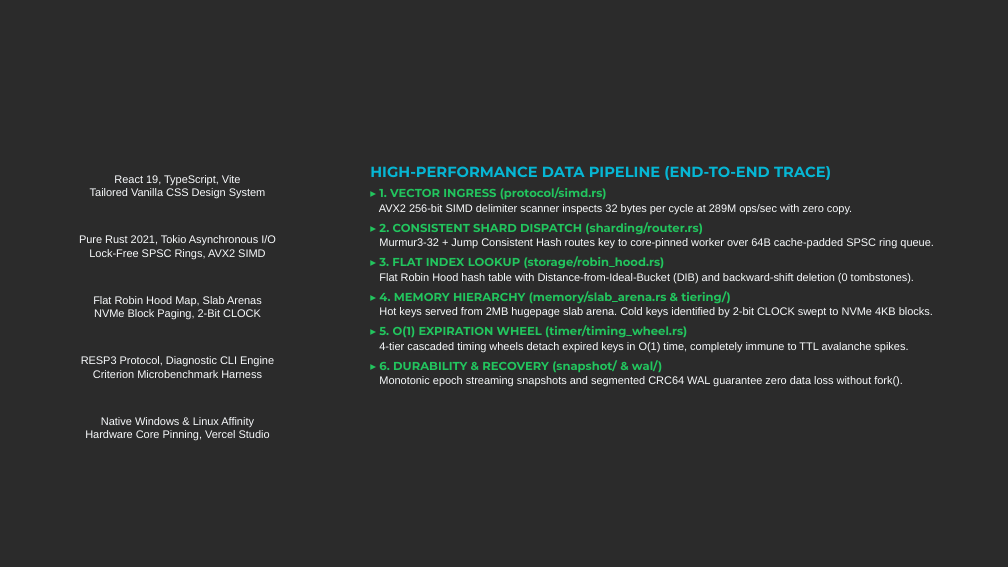
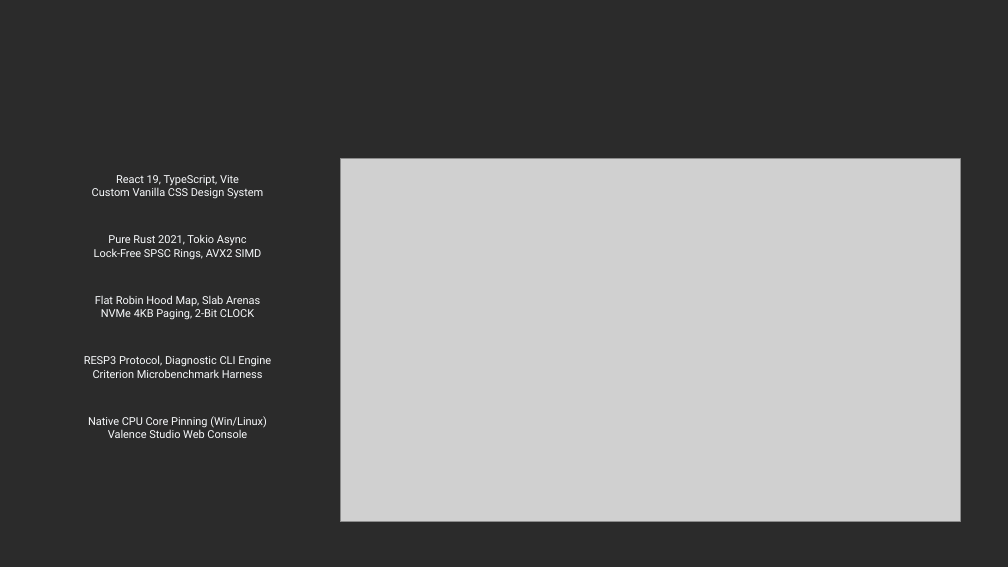
Before and after one commit to akash20065ray-sys/VALENCE, a slide deck: slide 4 of Valence_CodeApex_Official.pptx. Drawn at 1008x567 pixels with LibreOffice and Linux fonts; fonts in the diff are those of the drawing; grey boxes stand for pictures; background and template pictures are left out; a plain dark background stands for a picture behind light text. Boxes give left, top, right and bottom in pixels: in the first picture for what was removed or moved away, otherwise in the second. Text is boxed around its words. In the diff, an @@ line names an element or a change of style, - is before the commit and + after.

```diff
--- a/Valence_CodeApex_Official.pptx
+++ b/Valence_CodeApex_Official.pptx
@@ text at [92,175,263,199]: text changed; font Arial to Roboto @@
-React 19, TypeScript, Vite
-Tailored Vanilla CSS Design System
+React 19, TypeScript, Vite
+Custom Vanilla CSS Design System
@@ picture added at [340,159,960,522] @@
@@ text removed at [370,166,933,387] @@
-HIGH-PERFORMANCE DATA PIPELINE (END-TO-END TRACE)
-▸ 1. VECTOR INGRESS (protocol/simd.rs)
-AVX2 256-bit SIMD delimiter scanner inspects 32 bytes per cycle at 289M ops/sec with zero copy.
-▸ 2. CONSISTENT SHARD DISPATCH (sharding/router.rs)
-Murmur3-32 + Jump Consistent Hash routes key to core-pinned worker over 64B cache-padded SPSC ring queue.
-▸ 3. FLAT INDEX LOOKUP (storage/robin_hood.rs)
-Flat Robin Hood hash table with Distance-from-Ideal-Bucket (DIB) and backward-shift deletion (0 tombstones).
-▸ 4. MEMORY HIERARCHY (memory/slab_arena.rs & tiering/)
-Hot keys served from 2MB hugepage slab arena. Cold keys identified by 2-bit CLOCK swept to NVMe 4KB blocks.
-▸ 5. O(1) EXPIRATION WHEEL (timer/timing_wheel.rs)
-4-tier cascaded timing wheels detach expired keys in O(1) time, completely immune to TTL avalanche spikes.
-▸ 6. DURABILITY & RECOVERY (snapshot/ & wal/)
-Monotonic epoch streaming snapshots and segmented CRC64 WAL guarantee zero data loss without fork().
@@ text at [94,234,261,260]: text changed; font Arial to Roboto @@
-Pure Rust 2021, Tokio Asynchronous I/O
-Lock-Free SPSC Rings, AVX2 SIMD
+Pure Rust 2021, Tokio Async
+Lock-Free SPSC Rings, AVX2 SIMD
@@ text at [95,295,260,320]: text changed; font Arial to Roboto @@
-Flat Robin Hood Map, Slab Arenas
-NVMe Block Paging, 2-Bit CLOCK
+Flat Robin Hood Map, Slab Arenas
+NVMe 4KB Paging, 2-Bit CLOCK
@@ text "RESP3 Protocol, Diagnostic CLI Engine ..." at [84,355,271,378]: font Arial to Roboto @@
@@ text at [88,416,267,438]: text changed; font Arial to Roboto @@
-Native Windows & Linux Affinity
-Hardware Core Pinning, Vercel Studio
+Native CPU Core Pinning (Win/Linux)
+Valence Studio Web Console
```
Also in this commit, not shown: 5 other slides changed, 2 slides added, 2 slides removed, 4 other files.
